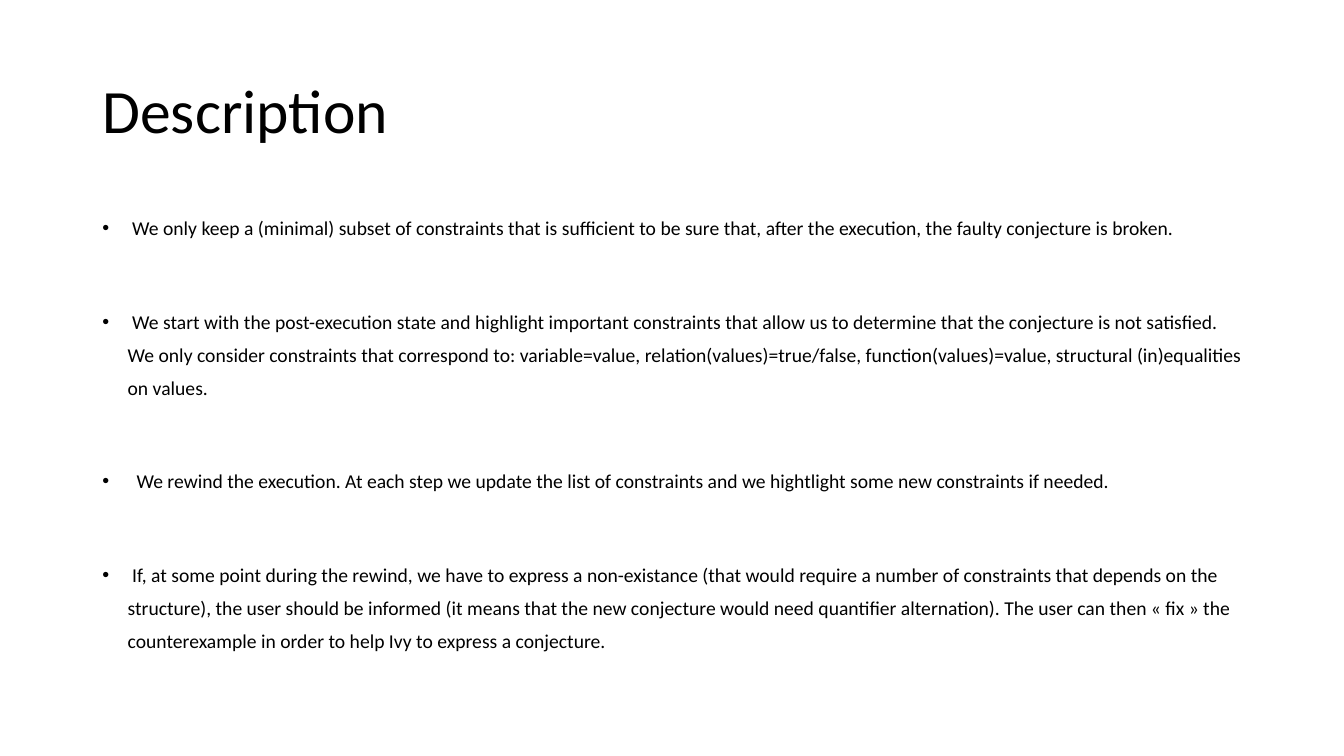
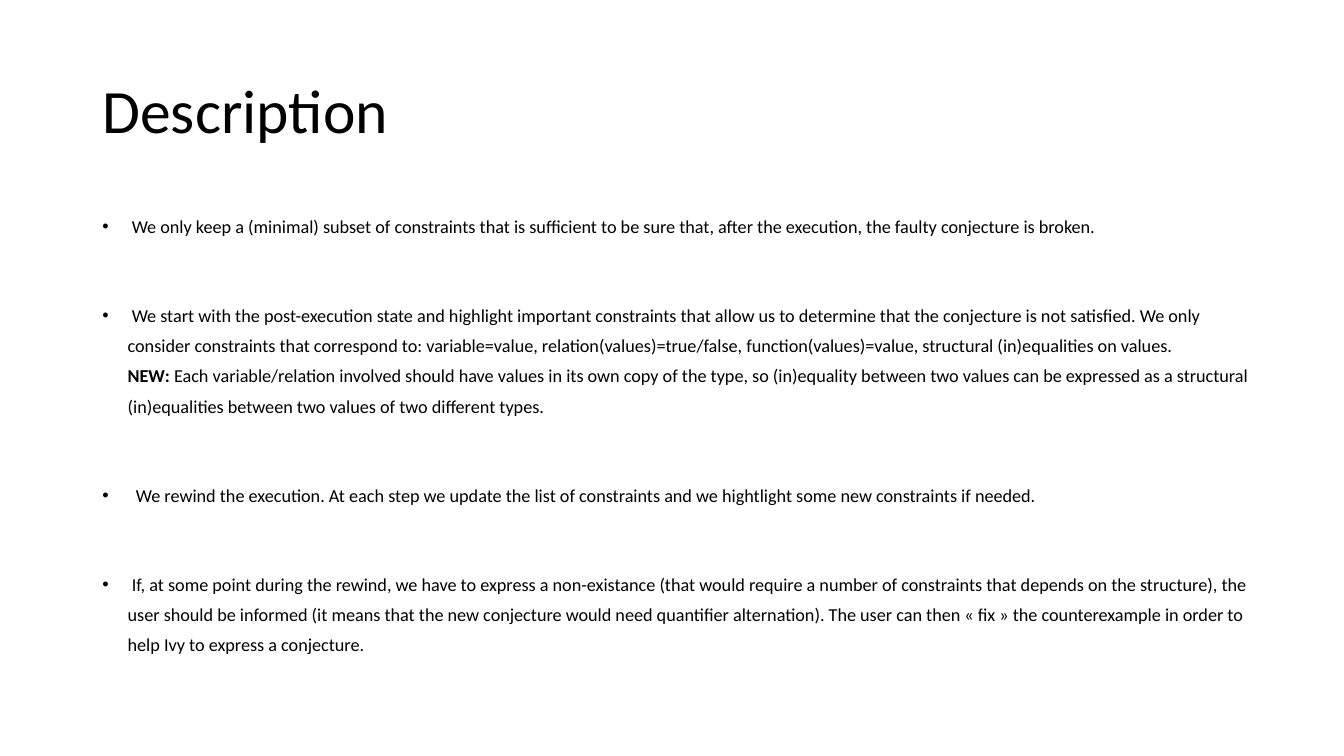
Before and after one commit to tjhance/ivy-research, a slide deck: slide 15 of invariant_synthesis/counterexample_generalization.pptx. Drawn at 1344x756 pixels with LibreOffice and Linux fonts; fonts in the diff are those of the drawing. Boxes give left, top, right and bottom in pixels: in the first picture for what was removed or moved away, otherwise in the second. Text is boxed around its words. In the diff, an @@ line names an element or a change of style, - is before the commit and + after.

```diff
--- a/invariant_synthesis/counterexample_generalization.pptx
+++ b/invariant_synthesis/counterexample_generalization.pptx
@@ text at bbox=[128, 220, 1247, 654]: size 14 to 12.9 pt in "We only keep a (minimal) subset of ...", "We rewind the execution. At each step ...", "If, at some point during the rewind, ..." @@
@@ text at bbox=[128, 309, 1248, 416]: text changed; size 14 to 12.9 pt @@
-• We start with the post-execution state and highlight important constraints that allow us to determine that the conjecture is not satisfied. We only consider constraints that correspond to: variable=value, relation(values)=true/false, function(values)=value, structural (in)equalities on values.
+• We start with the post-execution state and highlight important constraints that allow us to determine that the conjecture is not satisfied. We only consider constraints that correspond to: variable=value, relation(values)=true/false, function(values)=value, structural (in)equalities on values.
+  NEW: Each variable/relation involved should have values in its own copy of the type, so (in)equality between two values can be expressed as a structural (in)equalities between two values of two different types.
```
Also in this commit, not shown: 3 other files.
